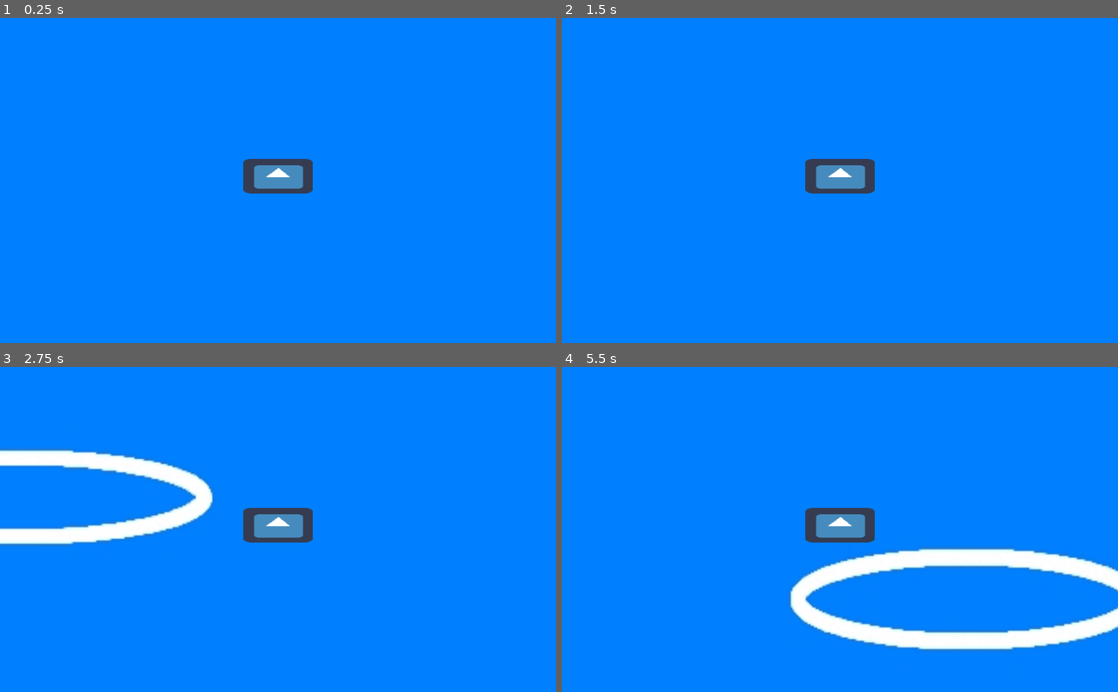
Above: before the commit, frames 1-4 (two rows, left to right).
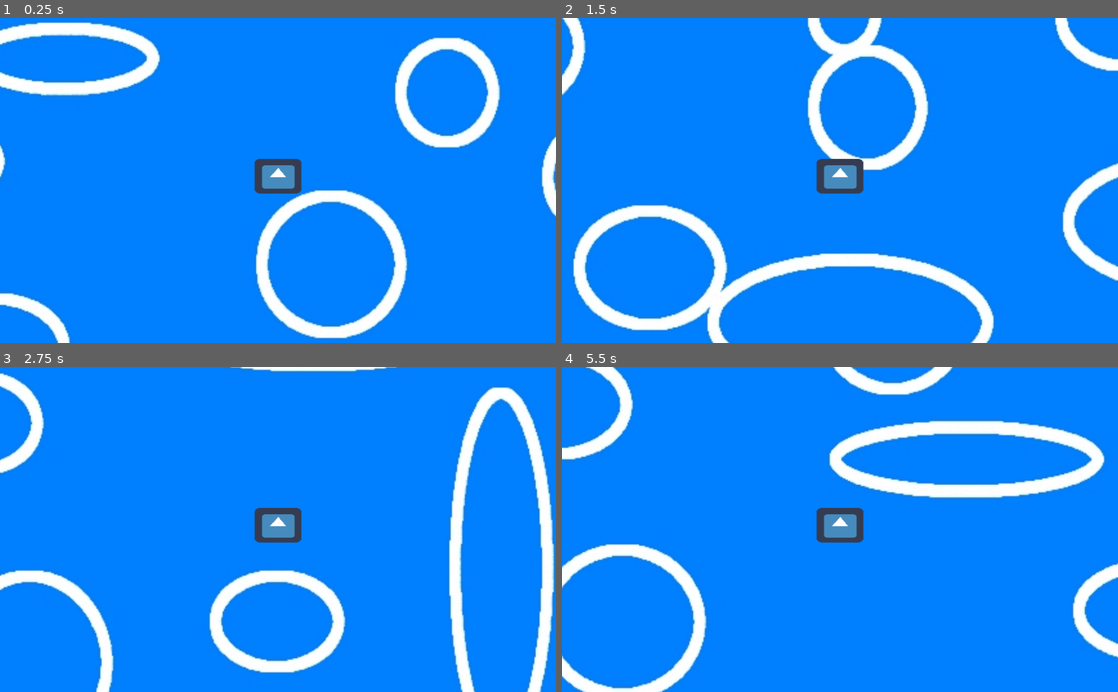
Above: after the commit, the same moments.

Repository: thebigG/Gunner
Game: Godot game, scene res://World.tscn
Two runs of this game, one before a commit and one after it. Both use one fixed random seed, a clock stepped at 60 frames per second and the inputs below. The engine's default icon, where the game draws it, is replaced by a stand-in: a white triangle on a blue panel in a dark square.
Inputs:
- Up to frame 1 (0.25 s): no input
- Up to frame 2 (1.5 s): tap Enter at 0.5 s; hold Right (ui_right) 0.53-1.28 s; hold Down (ui_down) from 1.28 s (still down)
- Up to frame 3 (2.75 s): release Down (ui_down) at 2.03 s; hold Right (ui_right) from 2.03 s (still down)
- Up to frame 4 (5.5 s): release Right (ui_right) at 2.78 s; hold Up (ui_up) 2.78-3.53 s; hold Left (ui_left) 3.53-5.03 s; hold Down (ui_down) from 5.03 s (still down)

The runs differ from the first frame. In frame 1, 11% of the frame differs, in the area x 0-100%, y 1-100%; in frame 2, 13%; in frame 3, 16%; in frame 4, 19%, in the area x 0-100%, y 0-100%.

Commit message:
-Got smooth infinite scrolling :)

Diff:
--- a/EasyStage.tscn
+++ b/EasyStage.tscn
@@ -1,6 +1,6 @@
 [gd_scene load_steps=4 format=2]
 
-[ext_resource path="res://Solid_background.jpg" type="Texture" id=1]
+[ext_resource path="res://sky-background.jpg" type="Texture" id=1]
 
 [sub_resource type="CanvasItemMaterial" id=1]
 
@@ -20,7 +20,7 @@
 
 [node name="Background" type="Sprite" parent="ParallaxLayer"]
 position = Vector2( -1808, -176 )
-scale = Vector2( 2.03333, 2.04444 )
+scale = Vector2( 2.03333, 2.0114 )
 texture = ExtResource( 1 )
 normal_map = SubResource( 2 )
 centered = false
--- a/Gunner1.tscn
+++ b/Gunner1.tscn
@@ -10,7 +10,7 @@
 flags = 39
 
 [node name="Gunner1" type="KinematicBody2D"]
-position = Vector2( 632, 304 )
+position = Vector2( 360, 296 )
 script = ExtResource( 1 )
 __meta__ = {
 "_edit_group_": true
@@ -27,4 +27,4 @@
 
 [node name="Camera2D" type="Camera2D" parent="."]
 current = true
-zoom = Vector2( 0.5, 1 )
+zoom = Vector2( 0.75, 1 )
--- a/World.tscn
+++ b/World.tscn
@@ -7,6 +7,5 @@
 
 [node name="Gunner1" parent="." instance=ExtResource( 2 )]
 position = Vector2( 232, 432 )
-speed = 20
 
 [node name="EasyStage" parent="." instance=ExtResource( 1 )]
Binary file added: sky-background.jpg
Not shown, added: sky-background.jpg.import
Not shown, added: sky-background.jpg~
